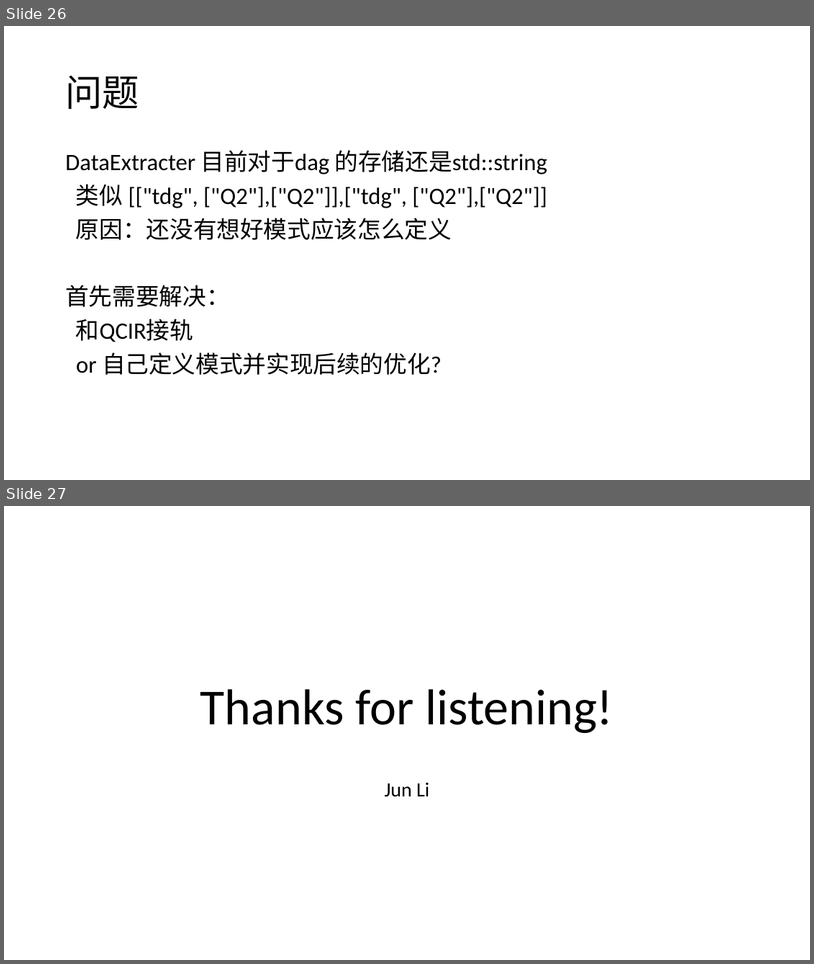
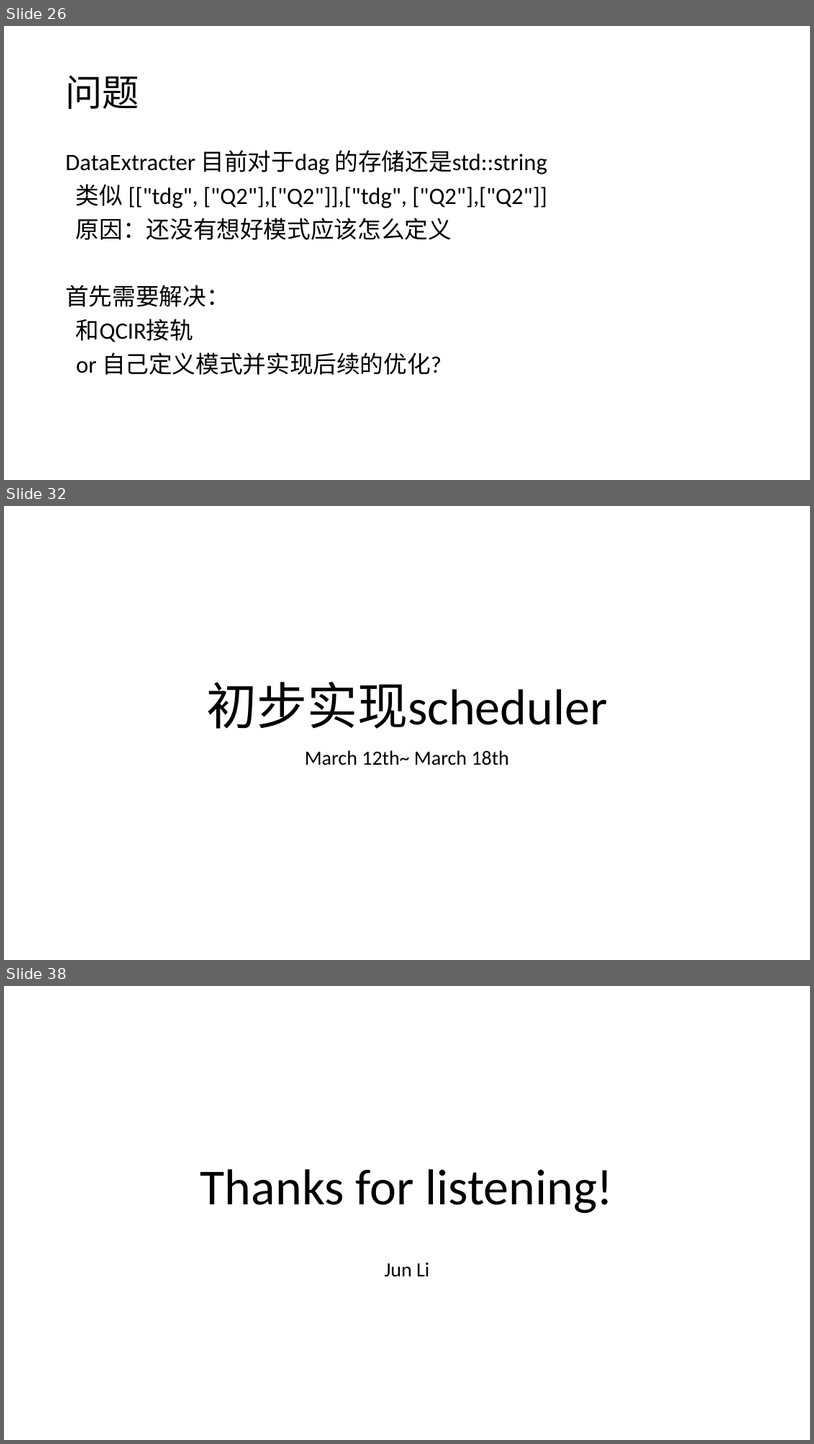
Before and after one commit to RosaryXiang/Pattern-Scheduler, a slide deck: Pattern Scheduler.pptx. Shown one above the other, each under a label of ours: slides 26 and 27 before the commit, slides 26, 32 and 38 after it; the slides between them are not shown. The pictures are 814x964 and 814x1444 pixels, drawn with LibreOffice and Linux fonts; fonts in the diff are those of the drawing. Boxes give left, top, right and bottom in pixels: in the first picture for what was removed or moved away, otherwise in the second. Text is boxed around its words. In the diff, an @@ line names an element or a change of style, - is before the commit and + after.

```diff
--- a/Pattern Scheduler.pptx
+++ b/Pattern Scheduler.pptx
@@ slide 32 added at bbox=[4, 506, 810, 960], background #FFFFFF @@
@@ title added at bbox=[206, 682, 607, 728], 60 pt, text #000000 @@
+初步实现scheduler
@@ subtitle added at bbox=[305, 750, 509, 765], 24 pt, text #000000 @@
+March 12th~ March 18th
@@ what was slide 27 is now slide 38 @@
```
Also in this commit, not shown: 10 other slides added, 10 other files.
